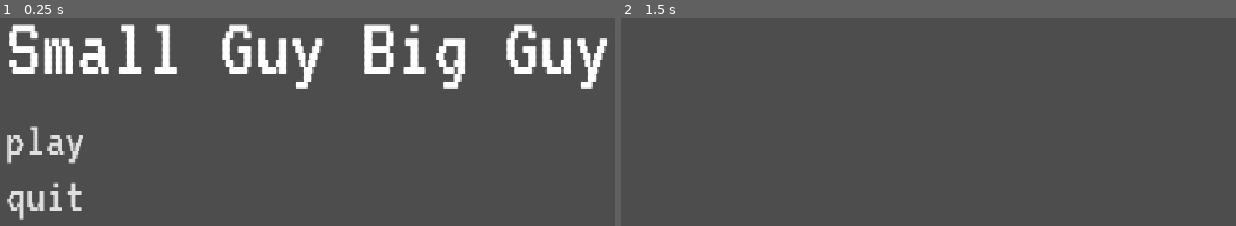
Above: before the commit, frames 1-2 (left to right).
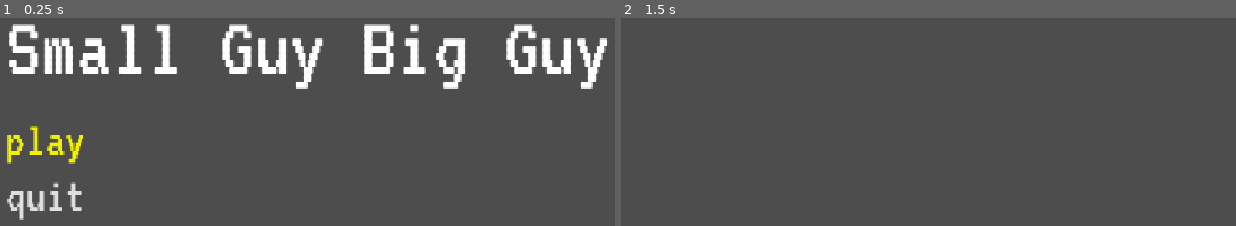
Above: after the commit, the same moments.

Repository: itstntcraft123/small-guy-big-guy
Game: Godot game, scene res://scenes/main_menu.tscn
The game is run twice, just before and just after one commit, with the same random seed, the same clock (stepped at 60 frames per second) and the same inputs.
Inputs (mouse positions are in pixels of both pictures, inside the frame that each line leads up to):
- Up to frame 1 (0.25 s): no input
- Up to frame 2 (1.5 s): click "play" at 0.5 s; tap Enter at 1.25 s; move the mouse to (1162, 169) at 1.27 s; hold Right from 1.28 s (still down); tap Alt at 1.35 s; click (1162, 169) at 1.42 s

The runs differ from the first frame. In frame 1, 0.8% of the frame differs, in the area x 1-14%, y 51-71%; in frame 2, nothing differs.

Commit message:
added button focus/hover color; add controlling buttons with keyboard

Diff:
--- a/scenes/main_menu.tscn
+++ b/scenes/main_menu.tscn
@@ -39,11 +39,13 @@
 layout_mode = 2
 
 [node name="Play" type="Button" parent="MarginContainer/VBoxContainer/SelectMenu" unique_id=207298543]
+custom_maximum_size = Vector2(150, -1)
 layout_mode = 2
 text = "play"
 alignment = 0
 
 [node name="Quit" type="Button" parent="MarginContainer/VBoxContainer/SelectMenu" unique_id=735927723]
+custom_maximum_size = Vector2(150, -1)
 layout_mode = 2
 text = "quit"
 alignment = 0
--- a/scenes/quit_screen.tscn
+++ b/scenes/quit_screen.tscn
@@ -6,6 +6,7 @@
 anchors_preset = 15
 anchor_right = 1.0
 anchor_bottom = 1.0
+offset_bottom = -18.0
 grow_horizontal = 2
 grow_vertical = 2
 theme = ExtResource("1_33r4d")
@@ -18,7 +19,7 @@
 theme_override_colors/default_color = Color(1, 1, 0, 1)
 theme_override_font_sizes/normal_font_size = 108
 bbcode_enabled = true
-text = "Thanks for playing! [font_size=80][font=res://fonts/DotGothic16.ttf]:D[/font]"
+text = "Thanks for playing![font_size=48] [/font_size][font_size=80][font=res://fonts/DotGothic16.ttf]:D[/font][/font_size]"
 fit_content = true
 autowrap_mode = 0
 horizontal_alignment = 1
--- a/scripts/select_menu.gd
+++ b/scripts/select_menu.gd
@@ -3,10 +3,20 @@
 
 signal button_selected(item: Button)
 
+func _input(event: InputEvent) -> void:
+	if event is InputEventMouseMotion:
+		for child in get_children():
+			if child is Button and child == get_viewport().gui_get_hovered_control():
+				child.grab_focus()
+
 func _ready() -> void:
+	var focused = false
 	for child in get_children():
 		if child is Button:
 			(child as Button).pressed.connect(button_selected.emit.bind(child))
+			if not focused:
+				child.grab_focus()
+				focused = true
 
 func _process(_delta: float) -> void:
 	pass
--- a/theme.tres
+++ b/theme.tres
@@ -4,19 +4,14 @@
 
 [sub_resource type="StyleBoxEmpty" id="StyleBoxEmpty_sbv7u"]
 
-[sub_resource type="StyleBoxEmpty" id="StyleBoxEmpty_cjfk0"]
-
-[sub_resource type="StyleBoxEmpty" id="StyleBoxEmpty_vj6dk"]
-
-[sub_resource type="StyleBoxEmpty" id="StyleBoxEmpty_110ce"]
-
-[sub_resource type="StyleBoxEmpty" id="StyleBoxEmpty_05tig"]
-
 [resource]
 default_font = ExtResource("1_e1x85")
 default_font_size = 72
+Button/colors/font_focus_color = Color(0.9490196, 0.9490196, 0, 1)
+Button/colors/font_hover_color = Color(0.9490196, 0.9490196, 0, 1)
+Button/colors/font_pressed_color = Color(1, 0.7058824, 0, 1)
 Button/styles/disabled = SubResource("StyleBoxEmpty_sbv7u")
-Button/styles/focus = SubResource("StyleBoxEmpty_cjfk0")
-Button/styles/hover = SubResource("StyleBoxEmpty_vj6dk")
-Button/styles/normal = SubResource("StyleBoxEmpty_110ce")
-Button/styles/pressed = SubResource("StyleBoxEmpty_05tig")
+Button/styles/focus = SubResource("StyleBoxEmpty_sbv7u")
+Button/styles/hover = SubResource("StyleBoxEmpty_sbv7u")
+Button/styles/normal = SubResource("StyleBoxEmpty_sbv7u")
+Button/styles/pressed = SubResource("StyleBoxEmpty_sbv7u")
